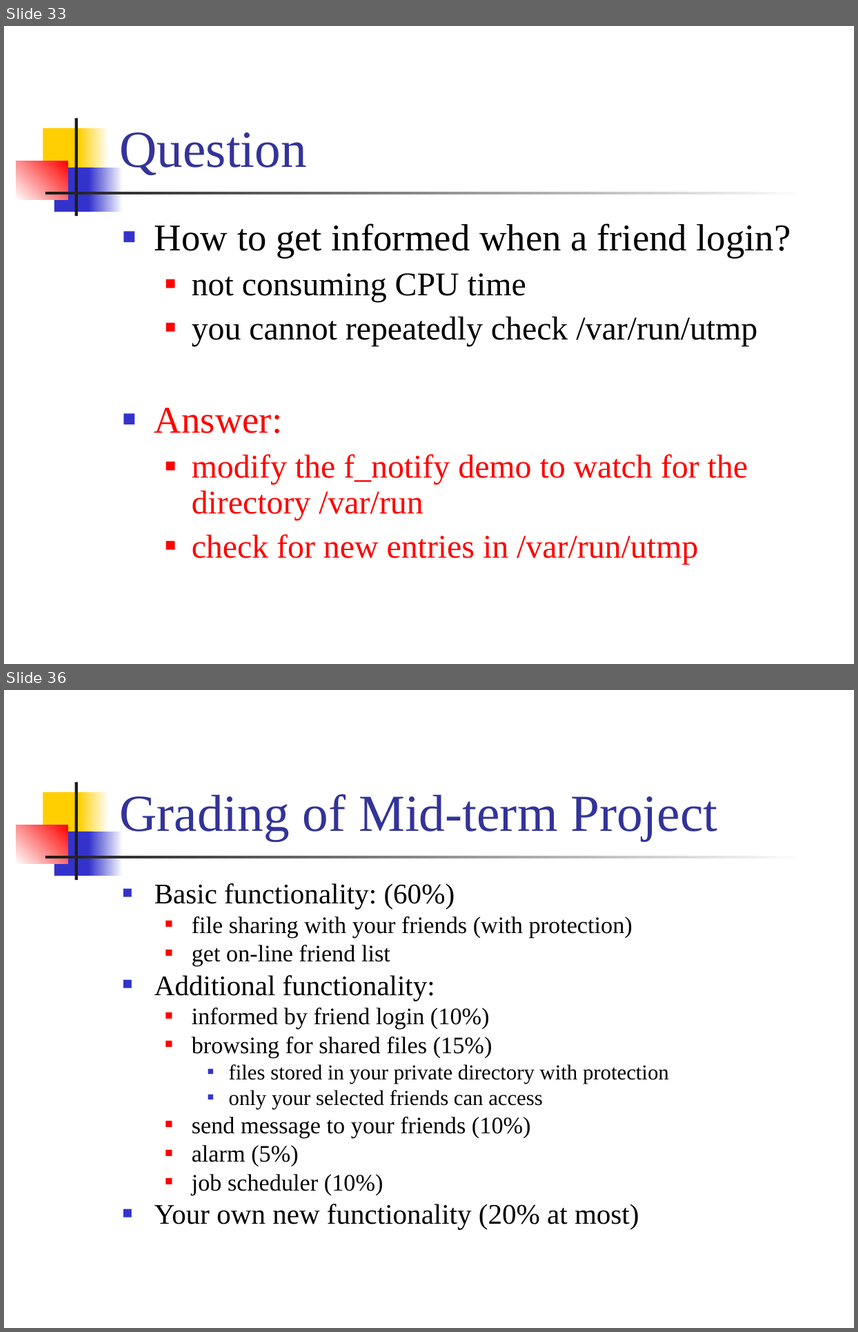
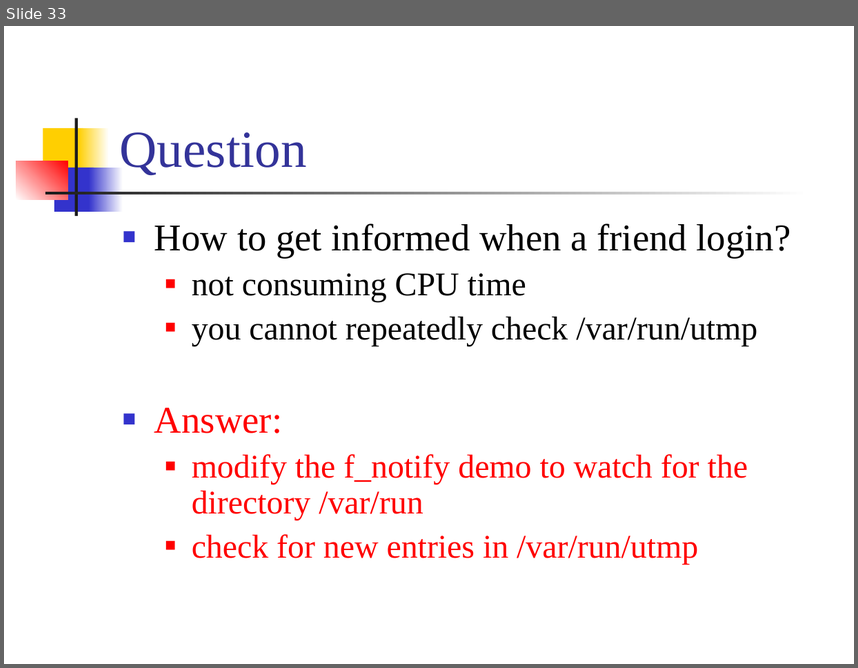
Before and after one commit to CGUSystemCourses/Unix-2015, a slide deck: Lectures/lec07-sig_timer/lec07-sig_timer.ppt. Shown one above the other, each under a label of ours: slides 33 and 36 before the commit, slide 33 after it; the slides between them are not shown. The pictures are 858x1332 and 858x668 pixels, drawn with LibreOffice and Linux fonts; fonts in the diff are those of the drawing. Boxes give left, top, right and bottom in pixels: in the first picture for what was removed or moved away, otherwise in the second. Text is boxed around its words. In the diff, an @@ line names an element or a change of style, - is before the commit and + after.

```diff
--- a/Lectures/lec07-sig_timer/lec07-sig_timer.ppt
+++ b/Lectures/lec07-sig_timer/lec07-sig_timer.ppt
@@ slide 36 removed at box(4, 690, 854, 1328), background #FFFFFF; not listed: 7 template elements that a slide beside it also shows @@
@@ title removed at box(119, 794, 717, 841) @@
-Grading of Mid-term Project
@@ text removed at box(154, 883, 669, 1229) @@
-■ Basic functionality: (60%)
-  ■ file sharing with your friends (with protection)
-  ■ get on-line friend list
-■ Additional functionality:
-  ■ informed by friend login (10%)
-  ■ browsing for shared files (15%)
-    ■ files stored in your private directory with protection
-    ■ only your selected friends can access
-  ■ send message to your friends (10%)
-  ■ alarm (5%)
-  ■ job scheduler (10%)
-■ Your own new functionality (20% at most)
```
Also in this commit, not shown: 3 other slides removed.
